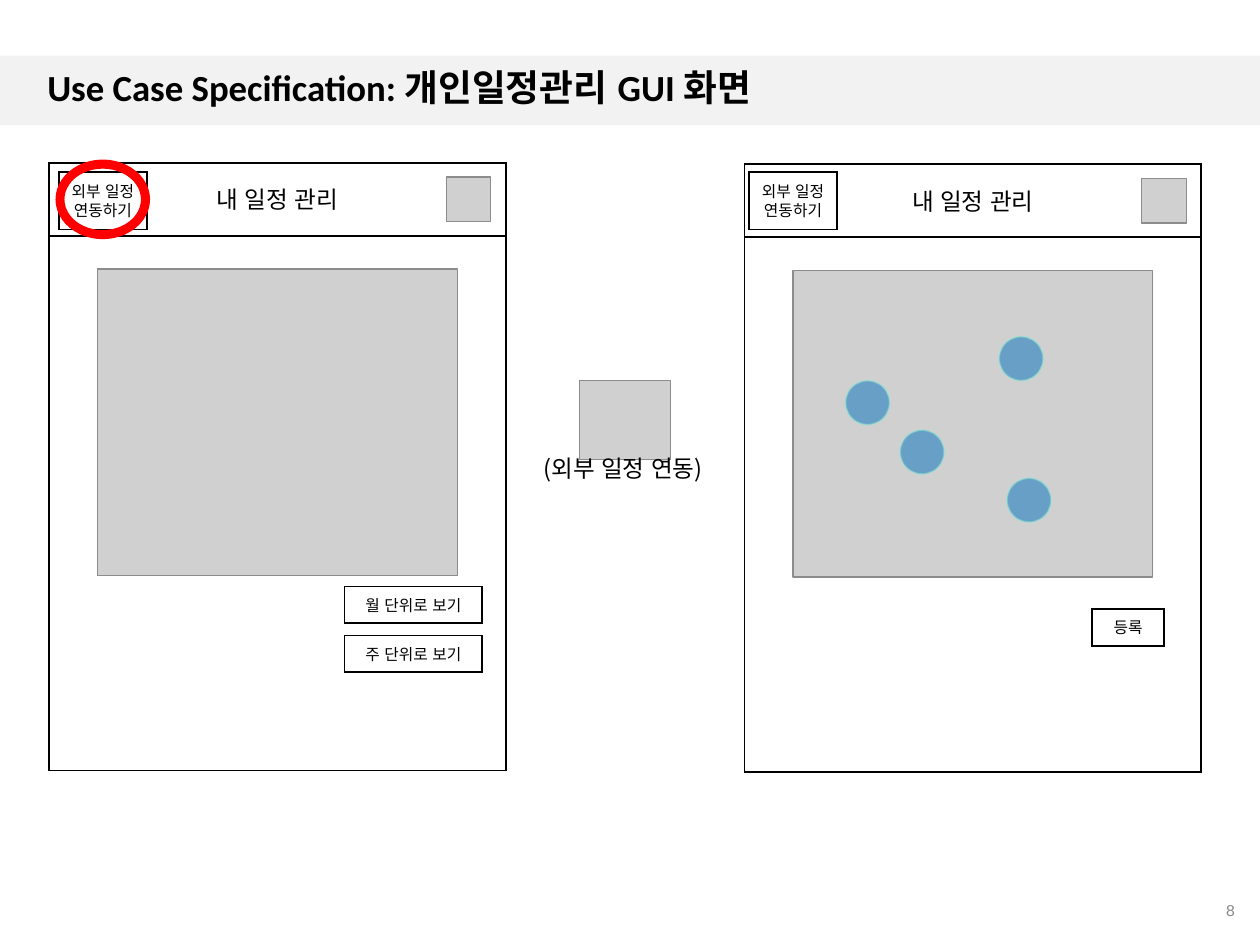
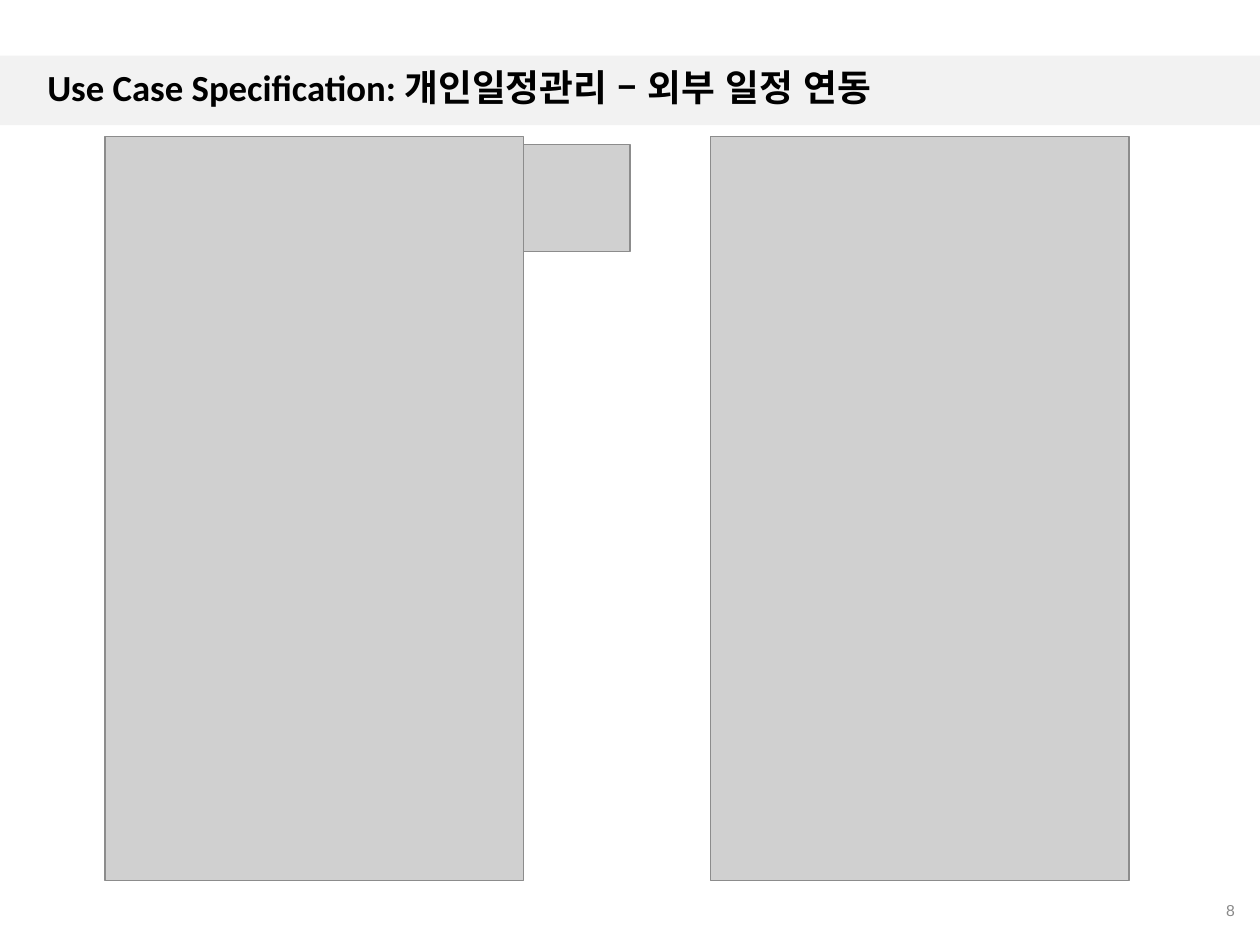
Before and after one commit to 7hong13/FillingGood, a slide deck: slide 8 of SRS/1.3/4팀_일정추천앱_UC_Spec_1.3.pptx. Drawn at 1260x945 pixels with LibreOffice and Linux fonts; fonts in the diff are those of the drawing; grey boxes stand for pictures; background and template pictures are left out. Boxes give left, top, right and bottom in pixels: in the first picture for what was removed or moved away, otherwise in the second. Text is boxed around its words. In the diff, an @@ line names an element or a change of style, - is before the commit and + after.

```diff
--- a/SRS/1.3/4팀_일정추천앱_UC_Spec_1.3.pptx
+++ b/SRS/1.3/4팀_일정추천앱_UC_Spec_1.3.pptx
@@ title at (47, 70, 871, 107): text changed @@
-Use Case Specification: 개인일정관리 GUI 화면
+Use Case Specification: 개인일정관리 – 외부 일정 연동
@@ picture added at (105, 137, 523, 882) @@
@@ picture added at (522, 145, 630, 252) @@
@@ picture added at (711, 137, 1129, 882) @@
@@ rectangle removed at (49, 163, 507, 770) @@
@@ rectangle removed at (49, 163, 507, 236) @@
-내 일정 관리
@@ donut removed at (57, 160, 150, 238) @@
@@ rectangle removed at (59, 171, 147, 229) @@
-외부 일정 연동하기
@@ picture removed at (446, 178, 491, 223) @@
@@ rectangle removed at (745, 164, 1202, 771) @@
@@ rectangle removed at (745, 164, 1202, 237) @@
-내 일정 관리
@@ rectangle removed at (748, 171, 837, 229) @@
-외부 일정 연동하기
@@ picture removed at (1142, 179, 1187, 224) @@
@@ picture removed at (97, 268, 457, 576) @@
@@ picture removed at (793, 270, 1153, 577) @@
@@ ellipse removed at (999, 336, 1043, 381) @@
@@ picture removed at (580, 381, 670, 460) @@
@@ ellipse removed at (845, 381, 890, 425) @@
@@ ellipse removed at (900, 430, 944, 474) @@
@@ text removed at (544, 453, 702, 482) @@
-(외부 일정 연동)
@@ ellipse removed at (1007, 479, 1051, 523) @@
@@ rectangle removed at (344, 586, 481, 622) @@
-월 단위로 보기
@@ rectangle removed at (1092, 609, 1164, 645) @@
-등록
@@ rectangle removed at (344, 635, 481, 672) @@
-주 단위로 보기
```
Also in this commit, not shown: 25 other slides changed, 15 slides added, 6 other files.
